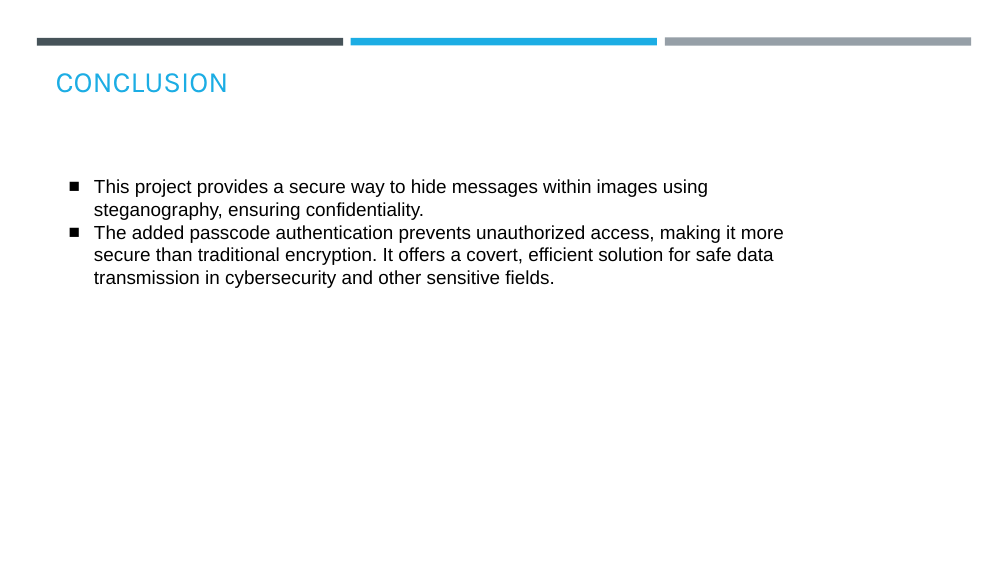
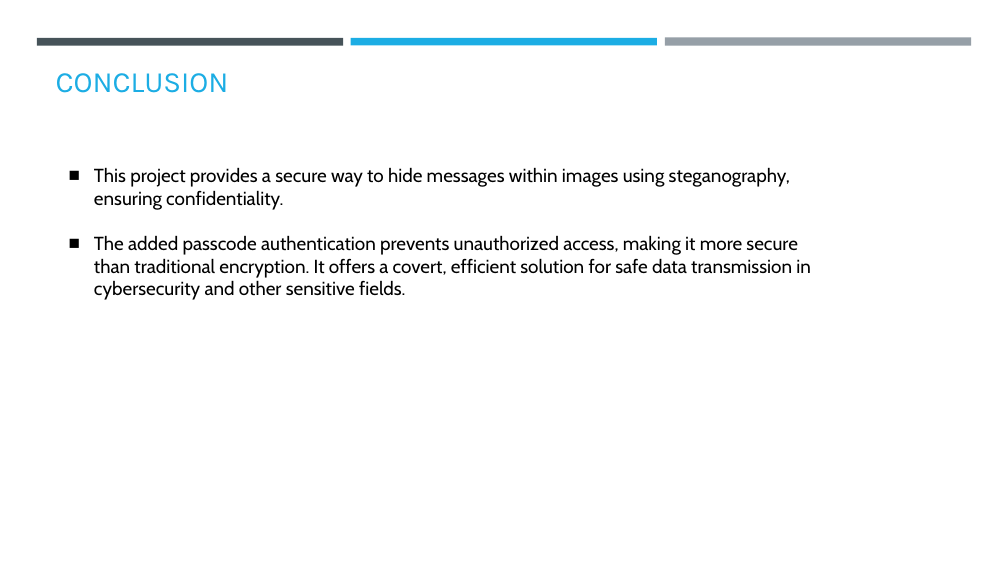
Before and after one commit to Misba810/aictesteganography, a slide deck: slide 8 of Project ppt.pptx. Drawn at 1008x567 pixels with LibreOffice and Linux fonts; fonts in the diff are those of the drawing; background and template pictures are left out. Boxes give left, top, right and bottom in pixels: in the first picture for what was removed or moved away, otherwise in the second. Text is boxed around its words. In the diff, an @@ line names an element or a change of style, - is before the commit and + after.

```diff
--- a/Project ppt.pptx
+++ b/Project ppt.pptx
@@ text "This project provides a secure ...": place and size @@
-text "This project provides a secure ..." at (94,179,784,288)
+text "This project provides a secure ..." at (94,167,811,300)
@@ text "This project provides a secure ..." at (94,167,811,300): font Arial to Cabin @@
```
Also in this commit, not shown: 3 other slides changed.
